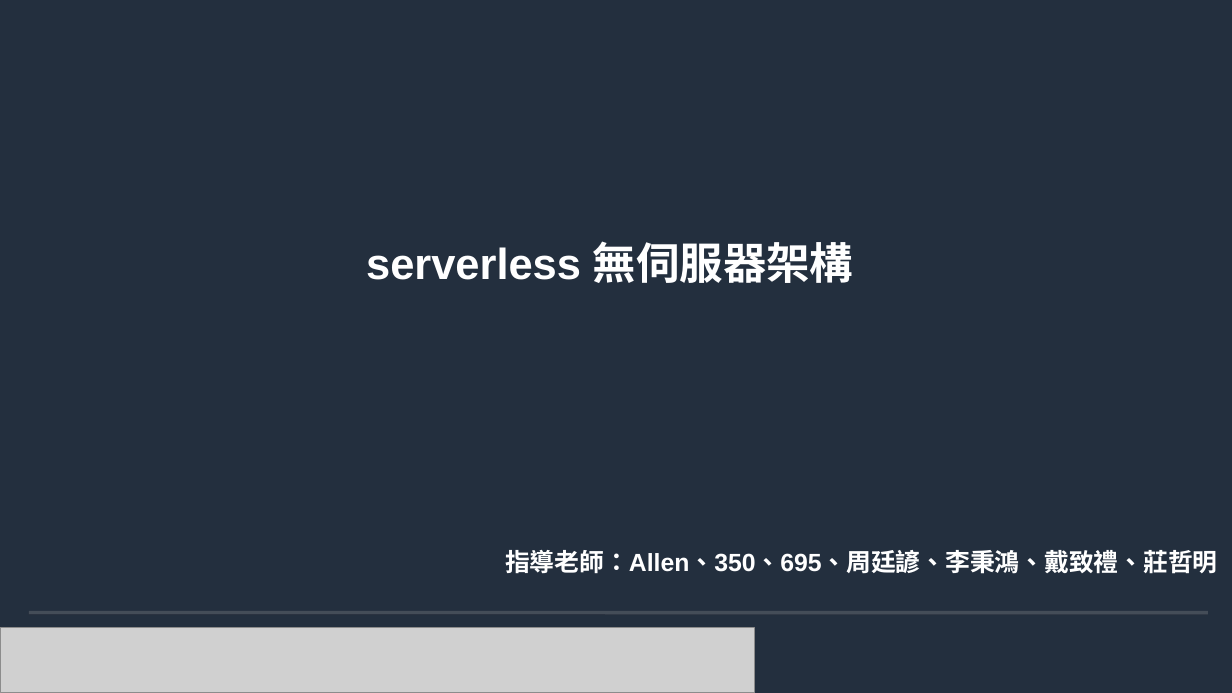
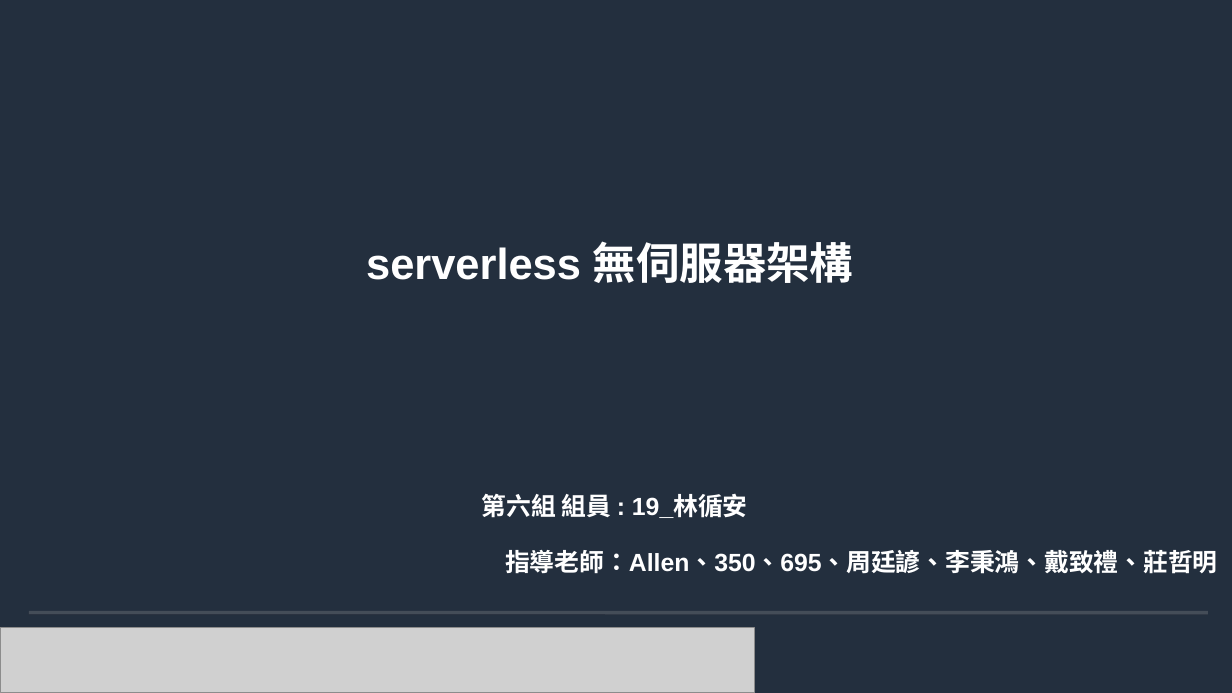
Before and after one commit to andygithub9/cfc104_2, a slide deck: slide 1 of 104.odp. Drawn at 1232x693 pixels with LibreOffice and Linux fonts; fonts in the diff are those of the drawing; grey boxes stand for pictures; background and template pictures are left out. Boxes give left, top, right and bottom in pixels: in the first picture for what was removed or moved away, otherwise in the second. Text is boxed around its words. In the diff, an @@ line names an element or a change of style, - is before the commit and + after.

```diff
--- a/104.odp
+++ b/104.odp
@@ title added at (x1=482, y1=494, x2=748, y2=518), 16 pt, text #FFFFFF, bold @@
+第六組 組員 : 19_林循安
```
Also in this commit, not shown: 3 other slides changed, 1 slide added, 1 slide removed.
